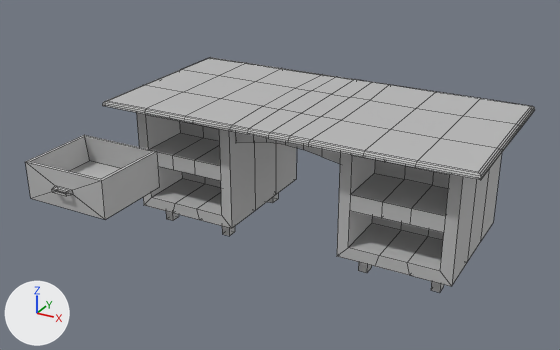
Renders of the FBX model Assets/Meshes/Objects/Furnitures/Desk.fbx from each side of a commit.
Before and after are seen from a 50 mm lens placed at (2.98, -6.41, 4.03), pointed at (-0.25, -0.54, 1.09). The lights are fixed; the arrows at lower left show +X, +Y and +Z. Mesh edges are drawn as thin lines. Where no turn or scale is listed for an object, it has been applied to the vertices.

Objects in the first picture: 'Desk', 'Drawer'.
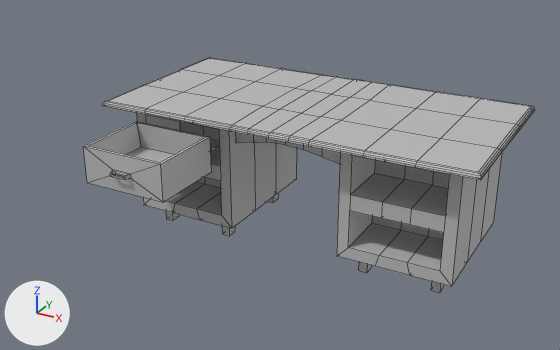
The newer file is also rescaled (x1.241), turned or shifted as a whole; pictures and numbers use the older file's frame.

Diff of the bpy script that builds the scene:
```diff
--- a/Assets/Meshes/Objects/Furnitures/Desk.fbx.py
+++ b/Assets/Meshes/Objects/Furnitures/Desk.fbx.py
@@ me_mesh @@
 me_mesh.from_pydata(...)  # 36 vertices, 36 faces; spans x -0.426..0.432, y 0.0..0.818, z -0.166..0.191
 # used by ob_drawer; location = (-1.569, -2.049, 1.215)
+# me_mesh part 1: the whole mesh is moved by (0.312, 0.397, 0.065)
 me_mesh.materials.append(mat_lambert4)
```

Location of each change, (x1, y1, x2, y2) in pixels of the pictures (560 x 350 px):
'Drawer', mesh moved
    before: (25, 135, 159, 219)
    after: (83, 121, 211, 202)
